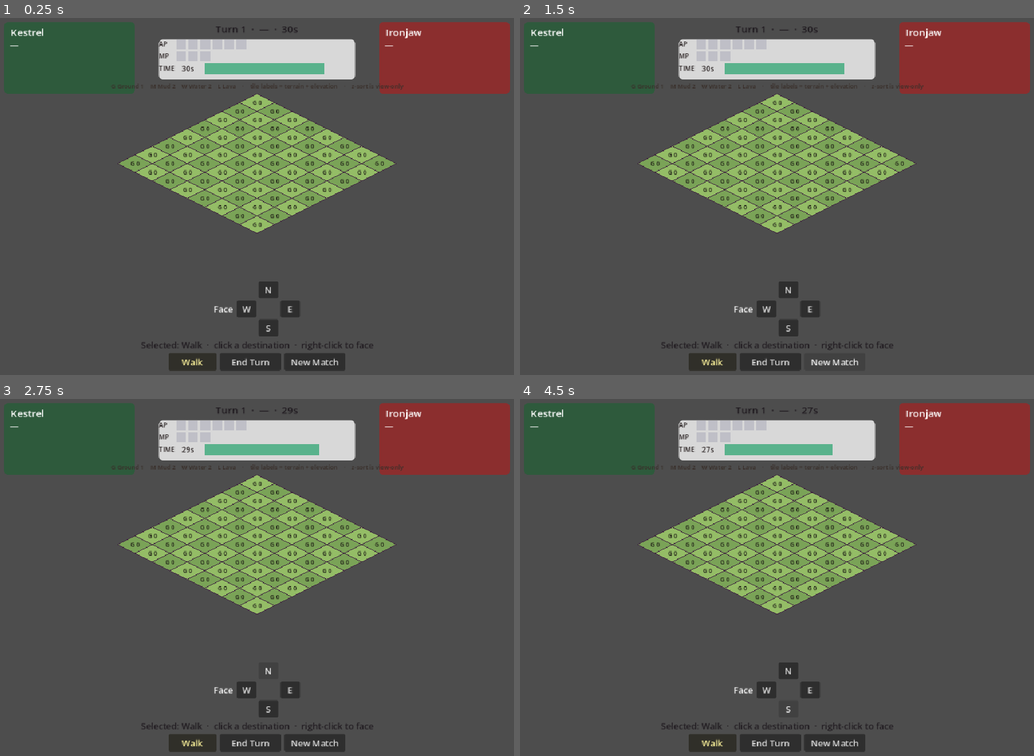
Above: before the commit, frames 1-4 (two rows, left to right).
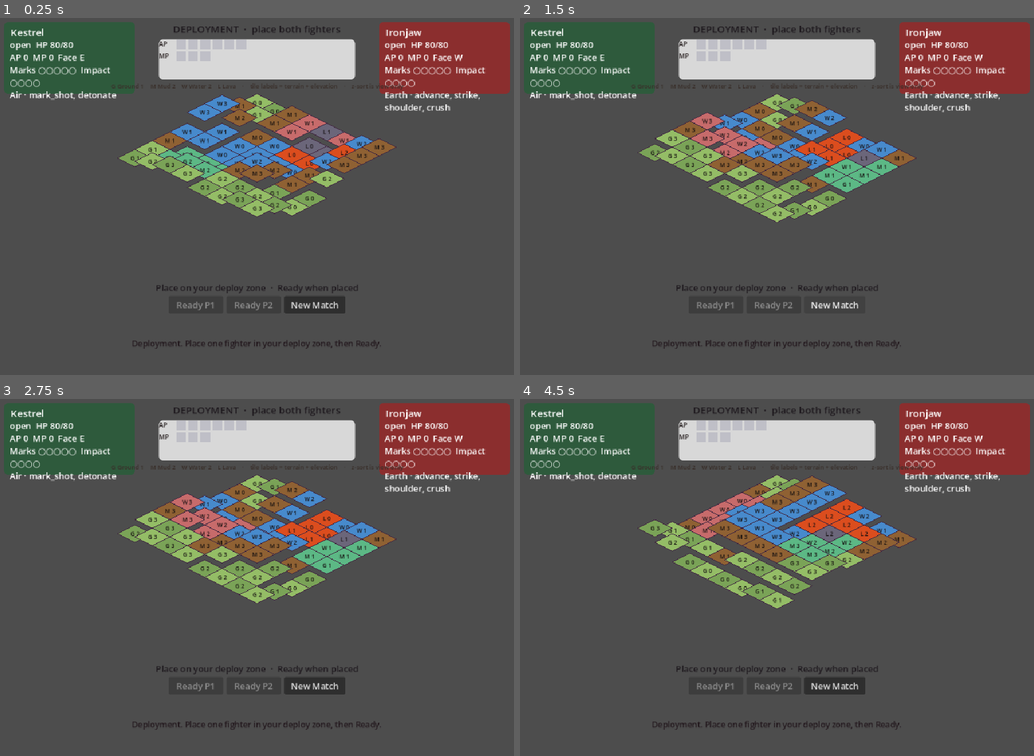
Above: after the commit, the same moments.

Repository: maurogp12/stasiumxii
Game: Godot game, scene res://main.tscn
Same seed, same stepped clock (60 frames per second), same inputs: the game is played once before the commit and once after it.
Inputs (mouse positions are in pixels of both pictures, inside the frame that each line leads up to):
- Up to frame 1 (0.25 s): no input
- Up to frame 2 (1.5 s): click "New Match" at 0.5 s; click "New Match" at 1.25 s
- Up to frame 3 (2.75 s): click (267, 670) at 2 s, where only the run before the commit has a clickable "N"
- Up to frame 4 (4.5 s): click (766, 688) at 2.75 s, where only the run before the commit has a clickable "W"; click (807, 688) at 3.5 s, where only the run before the commit has a clickable "E"; click (787, 709) at 4.25 s, where only the run before the commit has a clickable "S"

The runs differ from the first frame. In frame 1, 15% of the frame differs, in the area x 1-95%, y 2-99%; in frame 2, 14%; in frame 3, 15%; in frame 4, 15%.
Error before the commit: Parse Error: Cannot infer the type of "max_x" variable because the value doesn't have a set type. (res://backend/match_flow.gd:353)

Commit message:
Fix GDScript type inference in seeded elevation noise.
Explicit ints on lattice size lookups so MatchFlow compiles under
Godot 4.7.2 typed inference.

Co-authored-by: maurogp12 <maurogp12@users.noreply.github.com>

Diff:
--- a/backend/match_flow.gd
+++ b/backend/match_flow.gd
@@ -350,8 +350,8 @@
 
 
 static func _bilinear_smooth(lattice: Array, fx: float, fy: float) -> float:
-	var max_x := lattice[0].size() - 1
-	var max_y := lattice.size() - 1
+	var max_x: int = int((lattice[0] as Array).size()) - 1
+	var max_y: int = lattice.size() - 1
 	var x0 := clampi(int(floor(fx)), 0, max_x)
 	var y0 := clampi(int(floor(fy)), 0, max_y)
 	var x1 := mini(x0 + 1, max_x)
@@ -372,7 +372,7 @@
 
 static func _relax_elev_extremes(grid: Array) -> void:
 	# Pull ortho neighbors that differ by more than 2 so 0 never sits on 3.
-	var height := grid.size()
+	var height: int = grid.size()
 	if height <= 0:
 		return
 	var width: int = grid[0].size()
